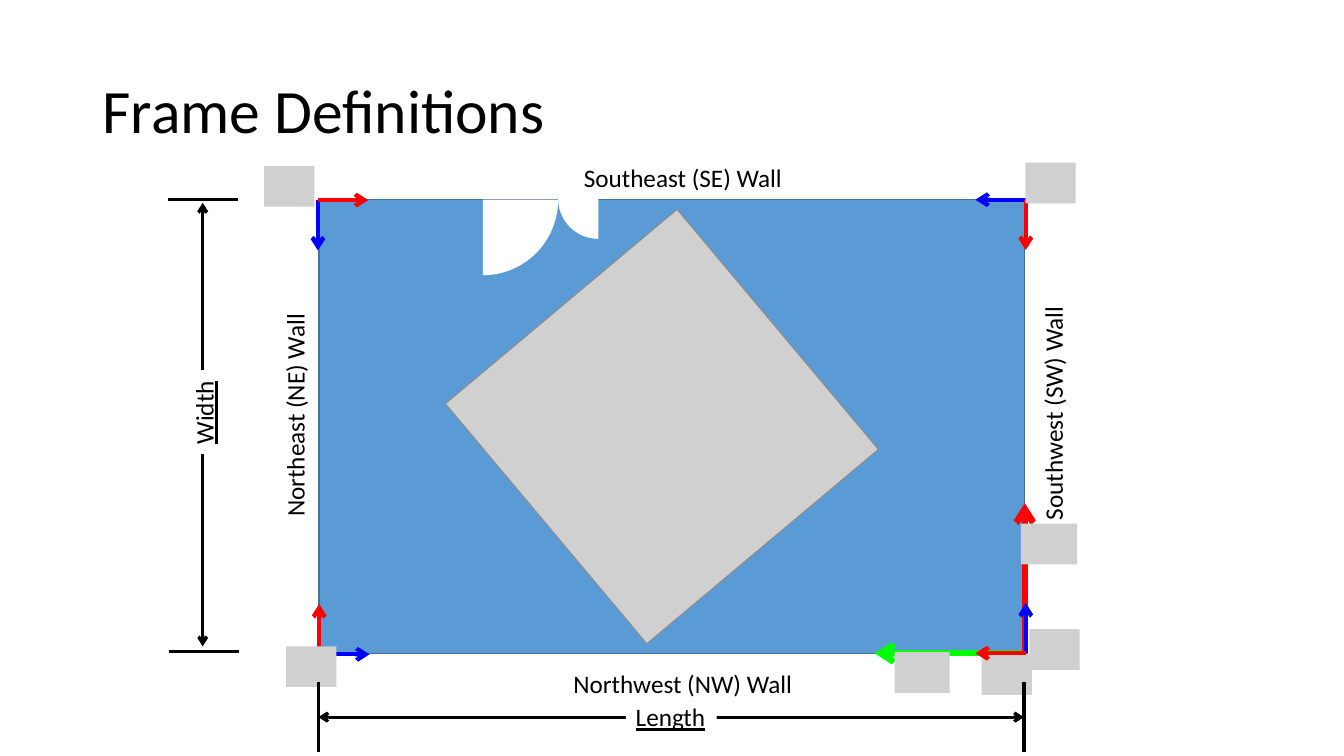
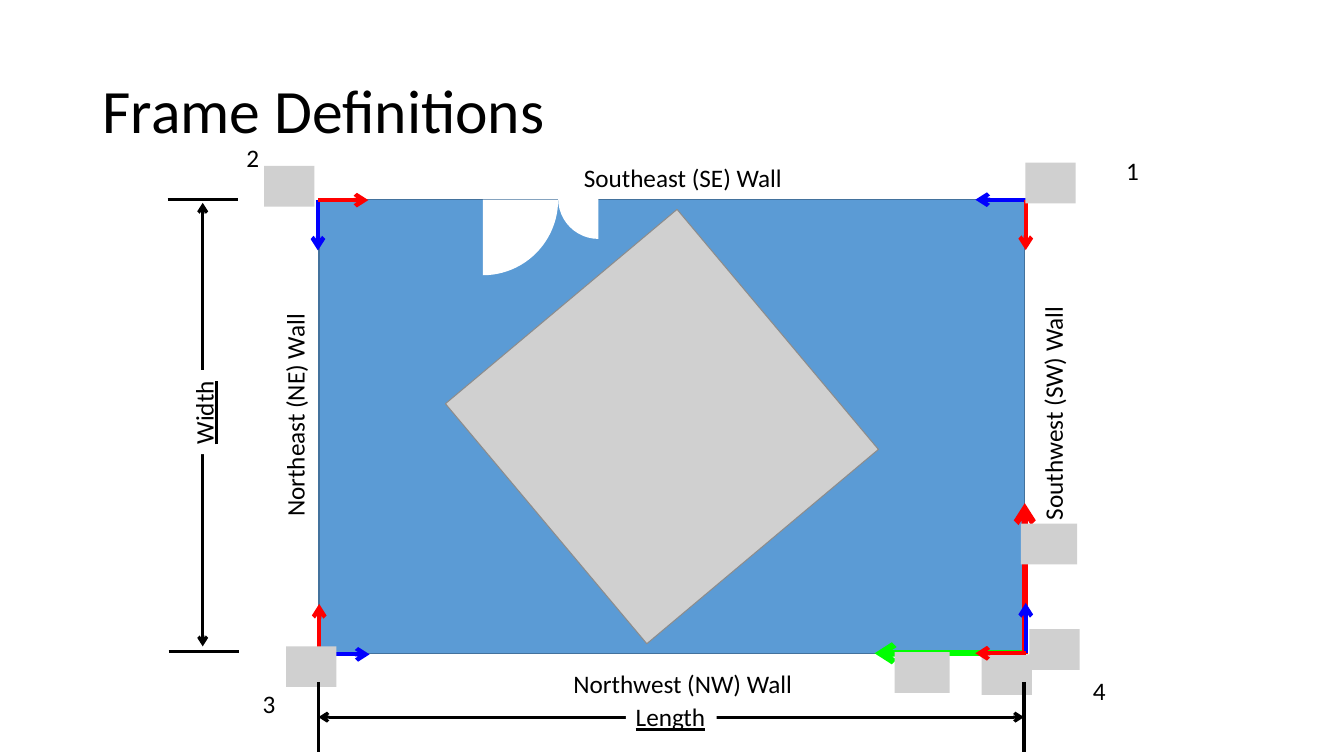
Before and after one commit to usna-ew309/corona, a slide deck: slide 7 of computer_vision/background/data/Ri078 & Ri080 Label Conventions.pptx. Drawn at 1344x756 pixels with LibreOffice and Linux fonts; fonts in the diff are those of the drawing; grey boxes stand for pictures. Boxes give left, top, right and bottom in pixels: in the first picture for what was removed or moved away, otherwise in the second. Text is boxed around its words. In the diff, an @@ line names an element or a change of style, - is before the commit and + after.

```diff
--- a/computer_vision/background/data/Ri078 & Ri080 Label Conventions.pptx
+++ b/computer_vision/background/data/Ri078 & Ri080 Label Conventions.pptx
@@ text added at [246, 150, 259, 167], 18 pt, text #000000 @@
+2
@@ text added at [1126, 163, 1139, 180], 18 pt, text #000000 @@
+1
@@ text added at [1093, 683, 1106, 700], 18 pt, text #000000 @@
+4
@@ text added at [263, 696, 276, 713], 18 pt, text #000000 @@
+3
```
Also in this commit, not shown: 7 other files.
